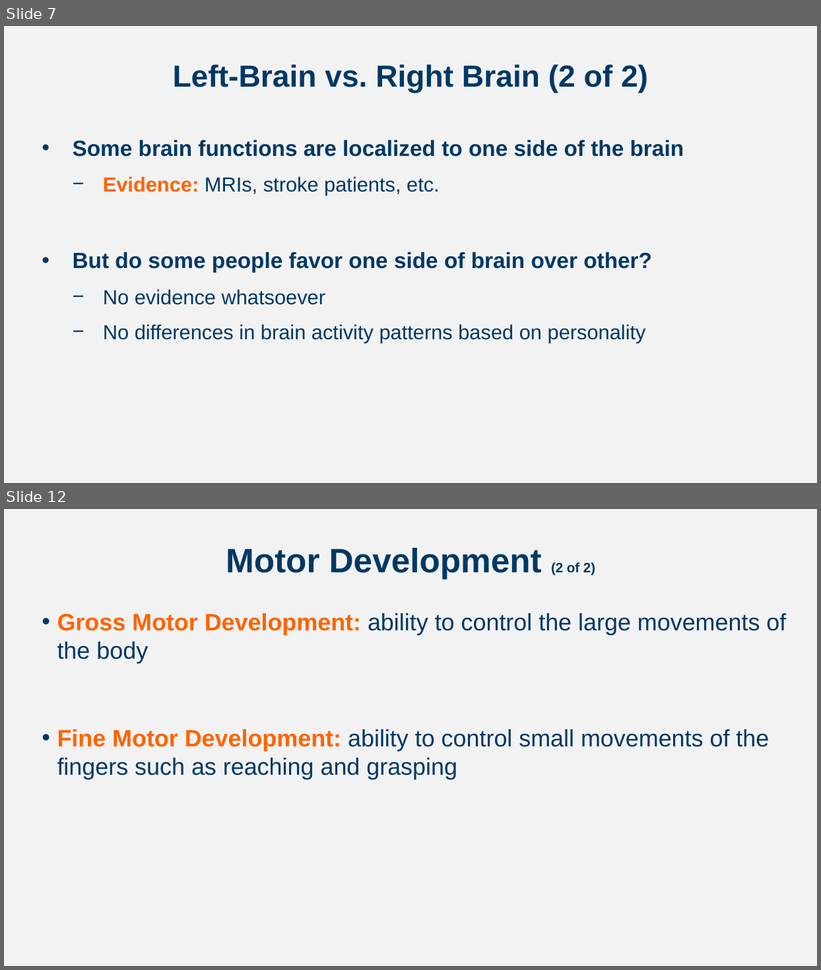
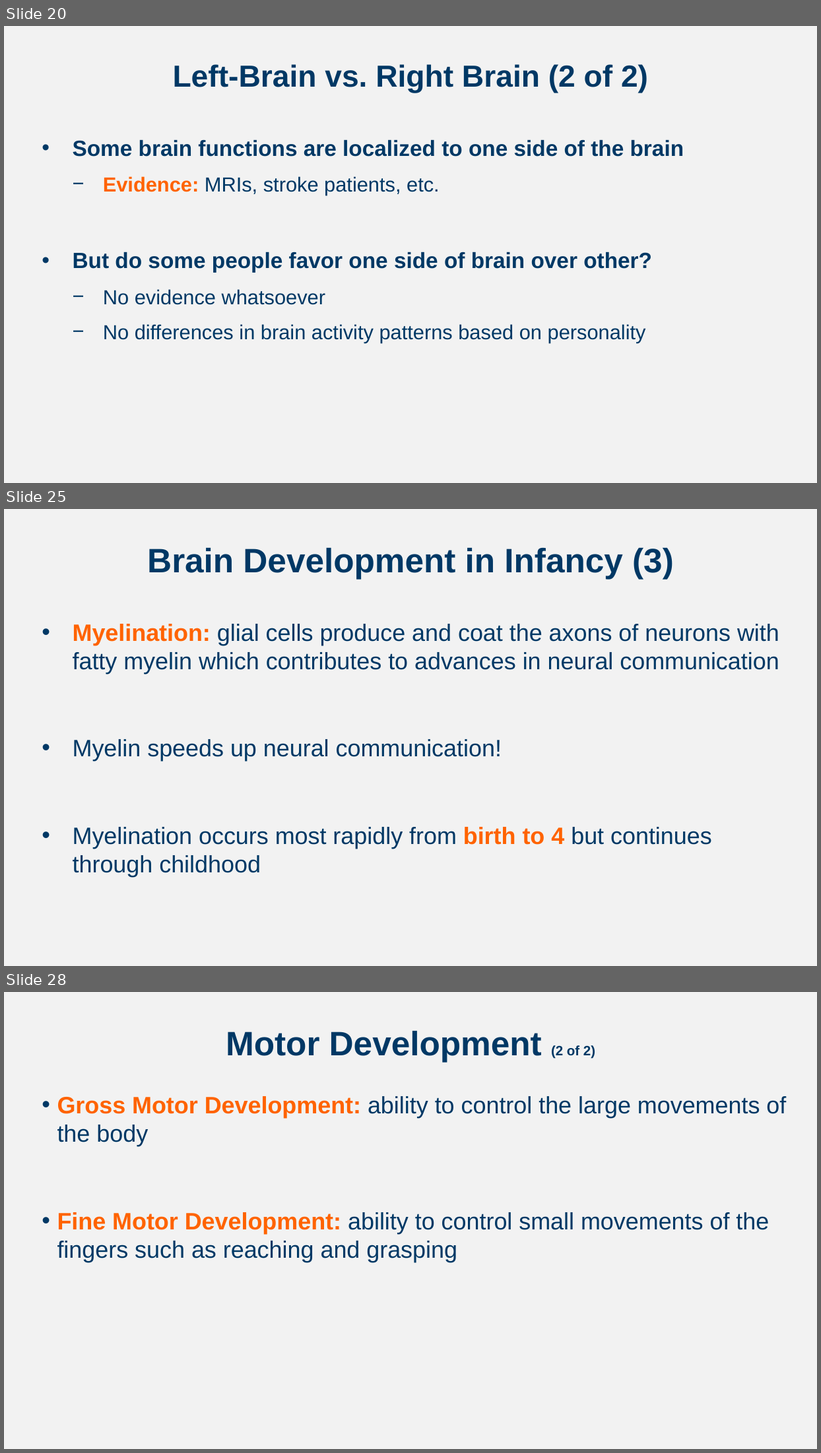
Before and after one commit to npm27/Teaching-Materials, a slide deck: Developmental Fall 24/Slides/Chapter 4.pptx. Shown one above the other, each under a label of ours: slides 7 and 12 before the commit, slides 20, 25 and 28 after it; the slides between them are not shown. The pictures are 821x970 and 821x1453 pixels, drawn with LibreOffice and Linux fonts; fonts in the diff are those of the drawing. Boxes give left, top, right and bottom in pixels: in the first picture for what was removed or moved away, otherwise in the second. Text is boxed around its words. In the diff, an @@ line names an element or a change of style, - is before the commit and + after.

```diff
--- a/Developmental Fall 24/Slides/Chapter 4.pptx
+++ b/Developmental Fall 24/Slides/Chapter 4.pptx
@@ slide 25 added at box(4, 509, 817, 966), background #F2F2F2 @@
@@ title added at box(147, 547, 674, 579), 40 pt, text #003865, bold @@
+Brain Development in Infancy (3)
@@ text added at box(73, 624, 780, 877), 28 pt, text #003865 @@
+• Myelination: glial cells produce and coat the axons of neurons with fatty myelin which contributes to advances in neural communication
+• Myelin speeds up neural communication!
+• Myelination occurs most rapidly from birth to 4 but continues through childhood
@@ what was slide 7 is now slide 20 @@
@@ what was slide 12 is now slide 28 @@
```
Also in this commit, not shown: 6 slides changed, 15 other slides added, 1 other file.
